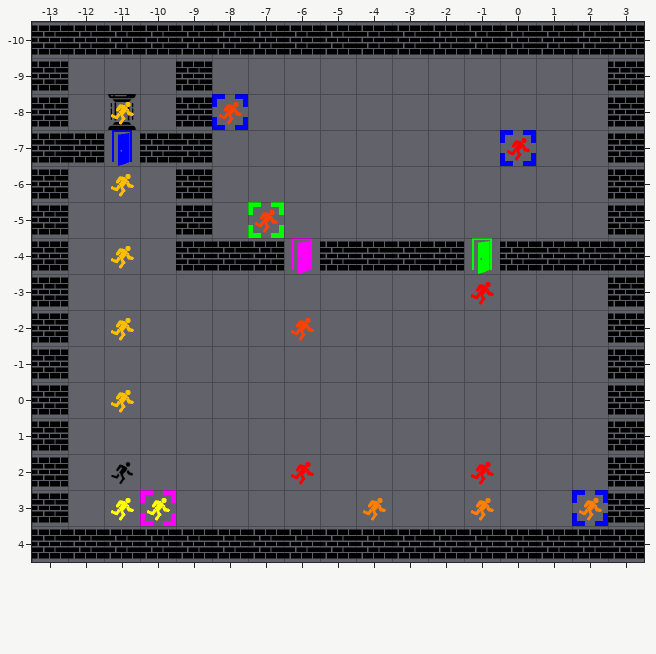
Two states of a Tiled map, LevelDesign/level7.tmx. Above is the file before it was changed.
Cells are 64x64 px. Shown: x -13..3, y -10..4.
After the commit:
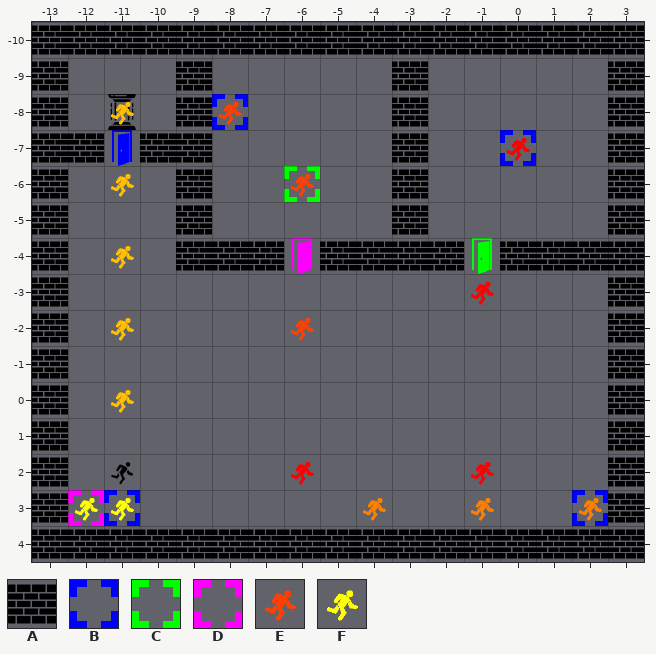
Key: from "sprites": A 7 "wall_horizontal", B 22 "pressure_plate_blue", C 24 "pressure_plate_green", D 25 "pressure_plate_magenta", E 35 "player2", F 38 "player5".
_ is an empty cell.
Commit message: level 7 tweak + player-gameloop links WM fix in all levels)
The exact change:
{"where": "layer \"Tile Layer 1\""}
{"y":-9,"x":-3,"old":"_","new":"A"}
{"y":-8,"x":-3,"old":"_","new":"A"}
{"y":-7,"x":-3,"old":"_","new":"A"}
{"y":-6,"x":-6,"old":"_","new":"C"}
{"y":-6,"x":-3,"old":"_","new":"A"}
{"y":-5,"x":-7,"old":"C","new":"_"}
{"y":-5,"x":-3,"old":"_","new":"A"}
{"y":3,"x":-12,"old":"__D","new":"DB_"}
{"where": "layer \"Tile Layer 2\""}
{"y":-6,"x":-6,"old":"_","new":"E"}
{"y":-5,"x":-7,"old":"E","new":"_"}
{"y":3,"x":-12,"old":"_","new":"F"}
{"y":3,"x":-10,"old":"F","new":"_"}
{"label":"added","picture_box":[392,61,428,235]}
{"label":"changed","picture_box":[248,166,320,238]}
{"label":"changed","picture_box":[68,490,176,526]}
